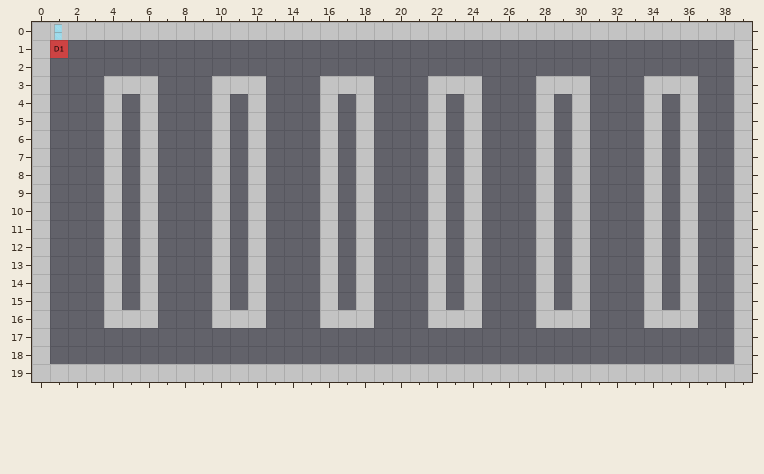
Tiled map: Base/maps/MalMart.tmx. That is the earlier state.
Cells are 128x128 px. Shown: x 0..39, y 0..19.
Now the later version:
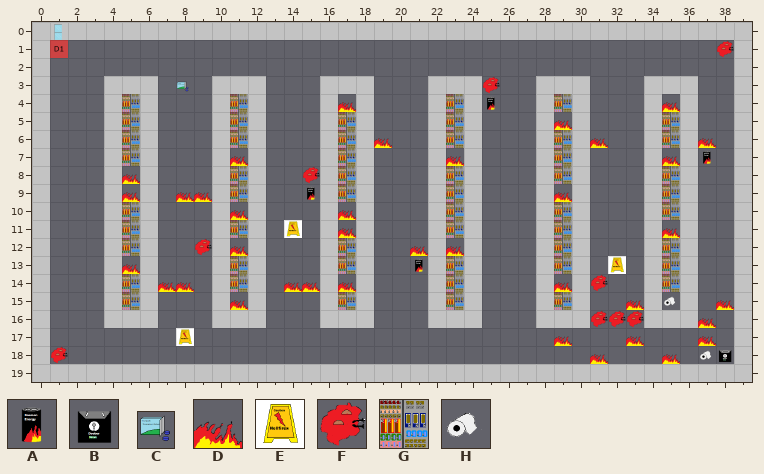
Key: from "Dialogue_Events": A 14 "energy_drink", B 15 "ubereats", C 16 "hydroxychloriquine"; from "my_tiles": D 2 "tile3", E 3 "tile4", F 4 "tile5", G 5 "aisle_top1", H 7 "toilet paper".
_ is an empty cell.
Diff:
Changed rows in their new state; . is an unchanged cell.
Layer "Finished_Event":
first column x 5:
 4 G.....G.....D.....G.....G.....D
 5 G.....G.....G.....G.....D.....G
 6 G.....G.....G.....G.....G.....G
 7 G.....D.....G.....D.....G.....D
 8 D.....G.....G.....G.....G.....G
 9 D.....G.....G.....G.....D.....G
10 G.....D.....D.....G.....G.....G
11 G.....G.....D.....G.....G.....D
12 G.....D.....G.....D.....G.....G
13 D.....G.....G.....G.....G.....G
14 G.....G.....D.....G.....D.....G
15 G.....D.....G.....G.....G.....H
Layer "Dialogue_Events":
first column x 1:
 1 .....................................F
 3 .......C................F.............
 4 ........................A.............
 6 ..................D...........D.....D.
 7 ....................................A.
 8 ..............F.......................
 9 .......DD.....A.......................
12 ........F...........D.................
13 ....................A.................
14 ......DD.....DD...............F.......
15 ................................D....D
16 ..............................FFF...D.
17 ............................D...D...D.
18 F.............................D...D.HB
Layer "Background":
first column x 14:
11 E..................
13 ..................E
first column x 8:
17 E
